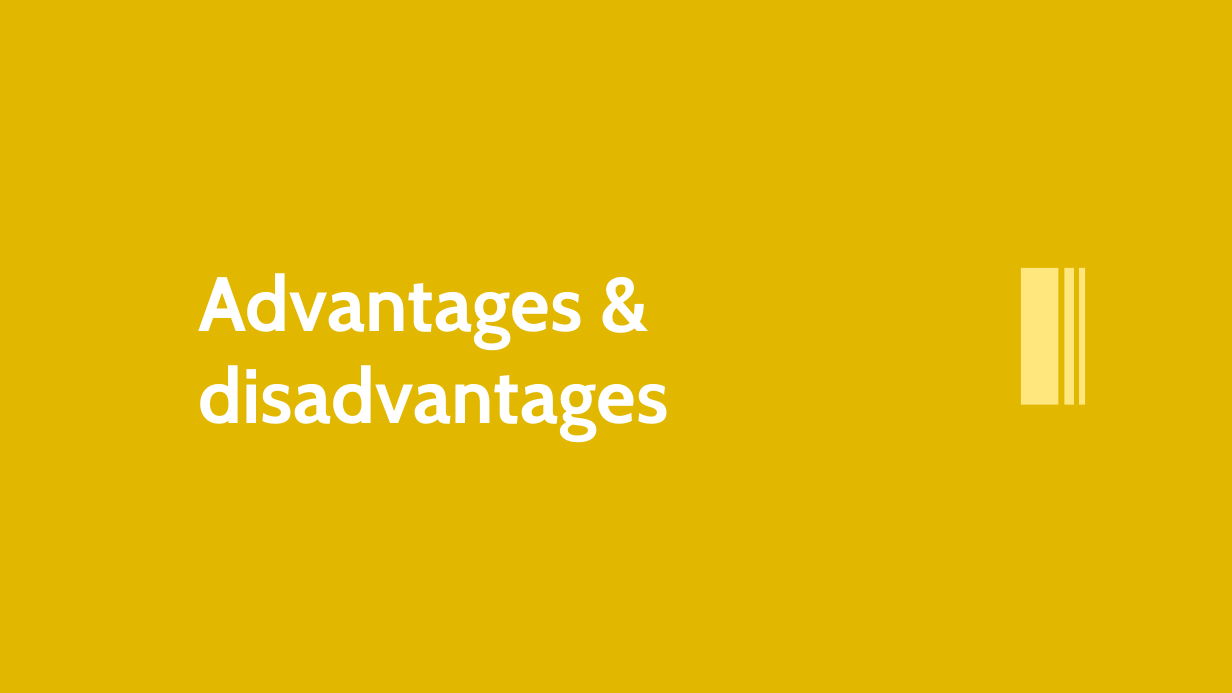
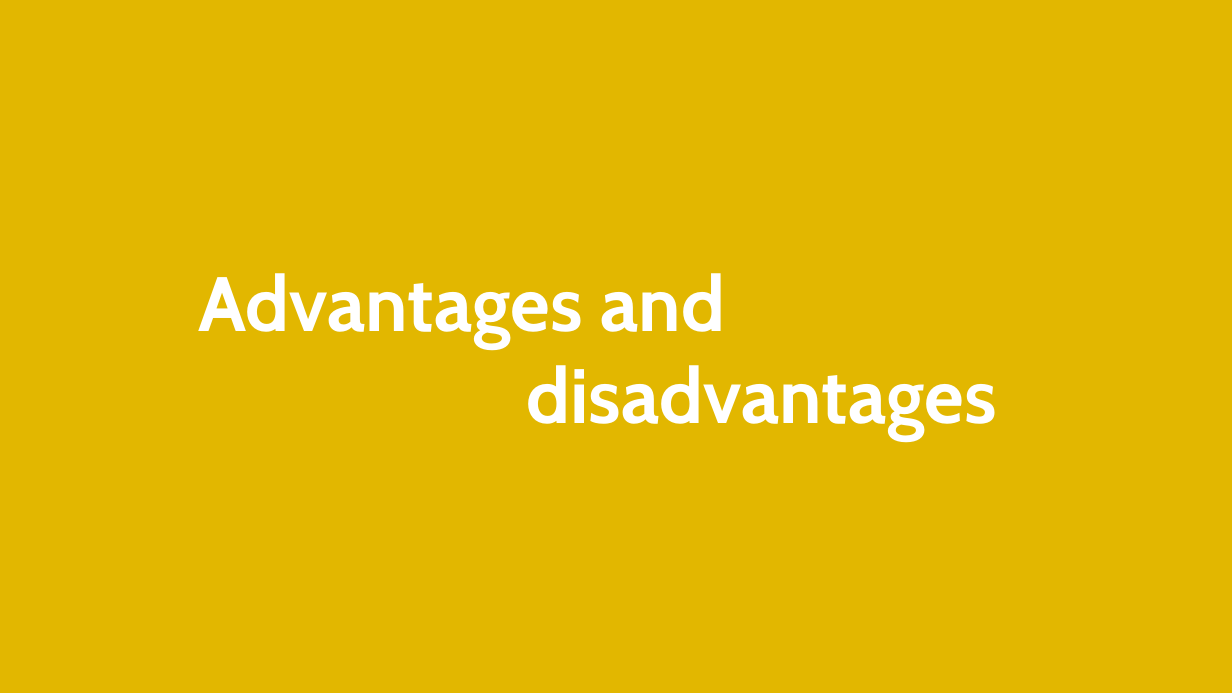
Before and after one commit to lahcenrahlaoui/Wingardium_Leviosaaaa, a slide deck: slide 67 of Presentation-projet-SQLite (1) - Copy.pptx. Drawn at 1232x693 pixels with LibreOffice and Linux fonts; fonts in the diff are those of the drawing. Boxes give left, top, right and bottom in pixels: in the first picture for what was removed or moved away, otherwise in the second. Text is boxed around its words. In the diff, an @@ line names an element or a change of style, - is before the commit and + after.

```diff
--- a/Presentation-projet-SQLite (1) - Copy.pptx
+++ b/Presentation-projet-SQLite (1) - Copy.pptx
@@ rectangle removed at box(1021, 268, 1059, 405) @@
@@ rectangle removed at box(1065, 268, 1074, 405) @@
@@ rectangle removed at box(1080, 268, 1086, 405) @@
@@ text at box(198, 273, 997, 440): text changed @@
-Advantages & disadvantages
+Advantages and
+disadvantages
```
Also in this commit, not shown: 3 other slides changed.
